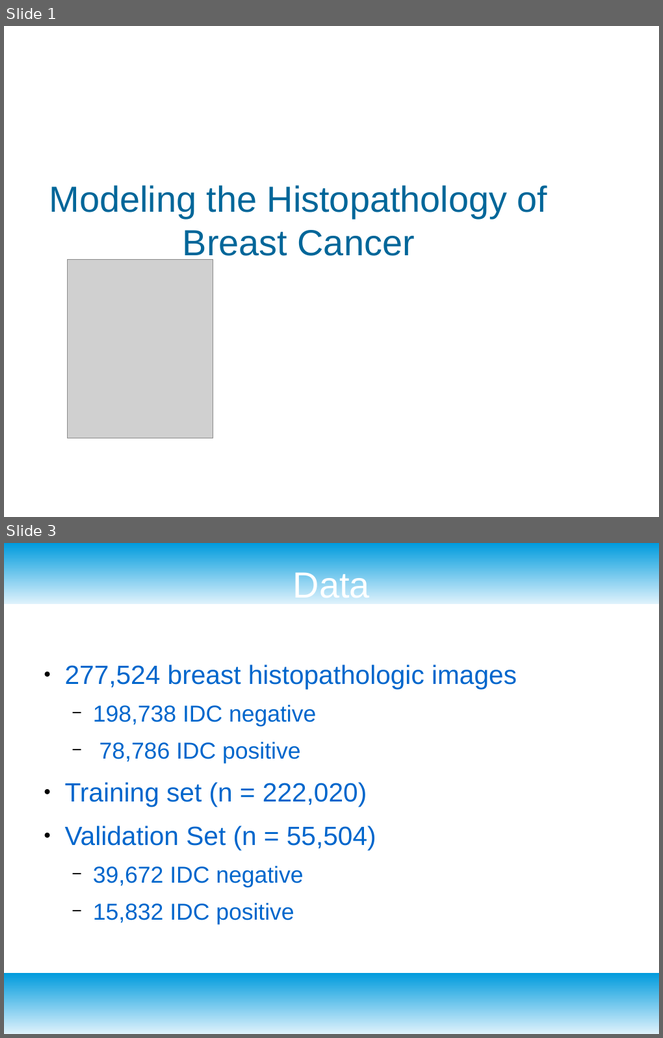
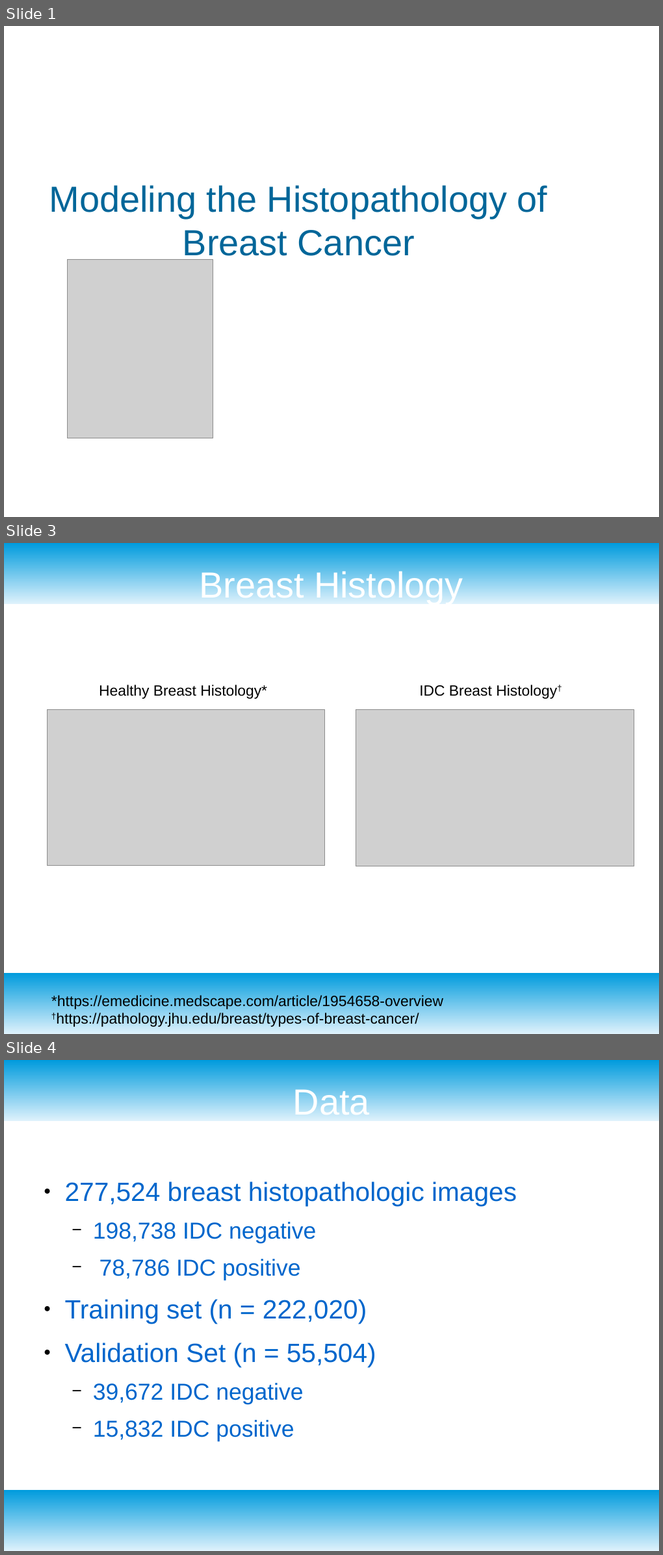
Before and after one commit to Shredder42/breast_cancer_histopathology, a slide deck: presentation.odp. Shown one above the other, each under a label of ours: slides 1 and 3 before the commit, slides 1, 3 and 4 after it; the slides between them are not shown. The pictures are 663x1038 and 663x1555 pixels, drawn with LibreOffice and Linux fonts; fonts in the diff are those of the drawing; grey boxes stand for pictures; background and template pictures are left out. Boxes give left, top, right and bottom in pixels: in the first picture for what was removed or moved away, otherwise in the second. Text is boxed around its words. In the diff, an @@ line names an element or a change of style, - is before the commit and + after.

```diff
--- a/presentation.odp
+++ b/presentation.odp
@@ slide 3 added at box(4, 543, 659, 1034), background #FFFFFF; not listed: 2 template elements that a slide beside it also shows @@
@@ title added at box(199, 569, 464, 604), 44 pt, text #FFFFFF @@
+Breast Histology
@@ text added at box(99, 685, 267, 699), 18 pt, text #000000 @@
+Healthy Breast Histology*
@@ text added at box(419, 685, 557, 699), 18 pt, text #000000 @@
+IDC Breast Histology†
@@ picture added at box(47, 709, 325, 866) @@
@@ picture added at box(356, 710, 634, 867) @@
@@ text added at box(51, 995, 443, 1028), 18 pt, text #000000 @@
+*https://emedicine.medscape.com/article/1954658-overview
+†https://pathology.jhu.edu/breast/types-of-breast-cancer/
@@ what was slide 3 is now slide 4 @@
```
Also in this commit, not shown: 4 slides changed, 1 other slide added, 8 other files.
